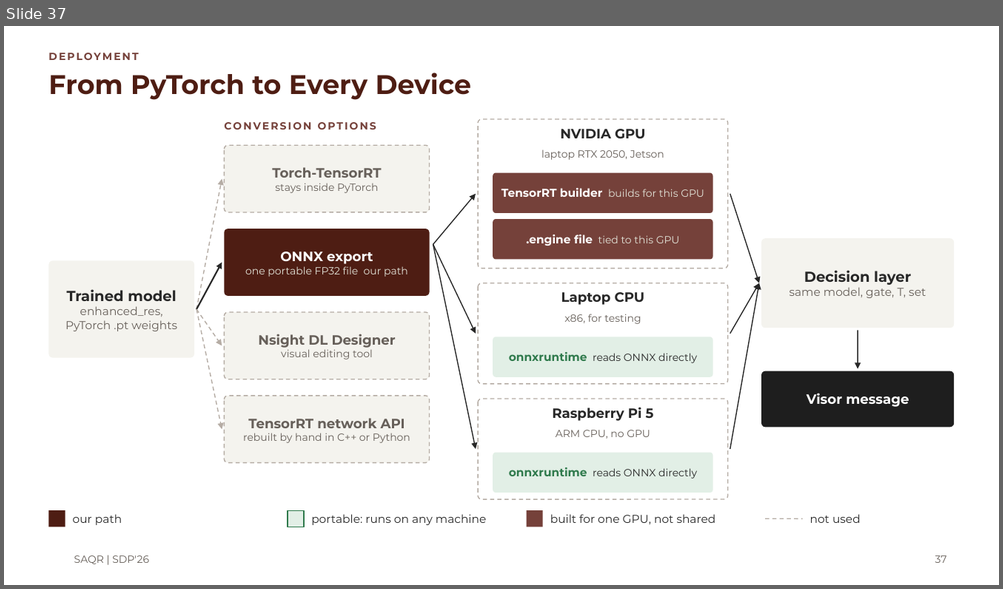
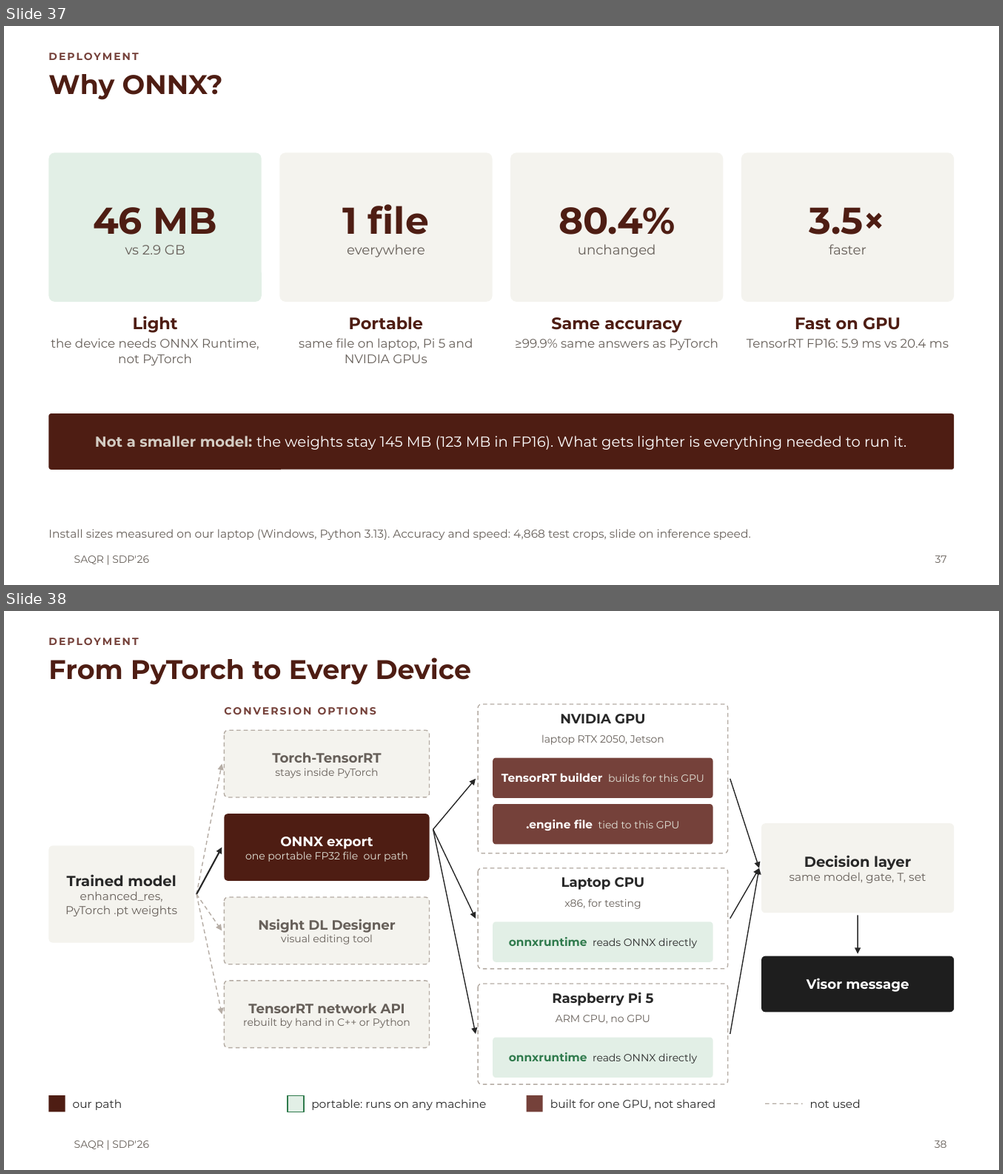
Before and after one commit to MASAR-AUS/SAQR, a slide deck: SAQR CMP490 Presentation.pptx. Shown one above the other, each under a label of ours: slide 37 before the commit, slides 37 and 38 after it. The pictures are 1003x589 and 1003x1174 pixels, drawn with LibreOffice and Linux fonts; fonts in the diff are those of the drawing; background and template pictures are left out. Boxes give left, top, right and bottom in pixels: in the first picture for what was removed or moved away, otherwise in the second. Text is boxed around its words. In the diff, an @@ line names an element or a change of style, - is before the commit and + after.

Commit message:
new onnx slides

```diff
--- a/SAQR CMP490 Presentation.pptx
+++ b/SAQR CMP490 Presentation.pptx
@@ slide 37 added at bbox=[4, 26, 999, 585], background #FFFFFF; not listed: 1 template element that a slide beside it also shows @@
@@ text added at bbox=[48, 53, 138, 60], 10 pt, text #75413A, bold @@
+DEPLOYMENT
@@ title added at bbox=[48, 74, 223, 100], 26 pt, text #4E1D13, bold @@
+Why ONNX?
@@ rounded rectangle added at bbox=[48, 153, 262, 302], fill #E2EFE6, 13 pt, text #665F59 @@
+46 MB
+vs 2.9 GB
@@ rounded rectangle added at bbox=[279, 153, 492, 302], fill #F4F3EE, 13 pt, text #665F59 @@
+1 file
+everywhere
@@ rounded rectangle added at bbox=[511, 153, 723, 302], fill #F4F3EE, 13 pt, text #665F59 @@
+80.4%
+unchanged
@@ rounded rectangle added at bbox=[741, 153, 954, 302], fill #F4F3EE, 13 pt, text #665F59 @@
+3.5×
+faster
@@ text added at bbox=[51, 316, 259, 366], 12 pt, text #665F59 @@
+Light
+the device needs ONNX Runtime, not PyTorch
@@ text added at bbox=[299, 317, 473, 363], 12 pt, text #665F59 @@
+Portable
+same file on laptop, Pi 5 and NVIDIA GPUs
@@ text added at bbox=[515, 318, 718, 351], 12 pt, text #665F59 @@
+Same accuracy
+≥99.9% same answers as PyTorch
@@ text added at bbox=[746, 318, 948, 348], 12 pt, text #665F59 @@
+Fast on GPU
+TensorRT FP16: 5.9 ms vs 20.4 ms
@@ rounded rectangle added at bbox=[48, 414, 954, 470], fill #4E1D13, 14 pt, text #FFFFFF @@
+Not a smaller model: the weights stay 145 MB (123 MB in FP16). What gets lighter is everything needed to run it.
@@ text added at bbox=[48, 529, 750, 540], 11 pt, text #665F59 @@
+Install sizes measured on our laptop (Windows, Python 3.13). Accuracy and speed: 4,868 test crops, slide on inference speed.
@@ page number added at bbox=[935, 556, 947, 563], 10 pt, text #665F59 @@
+37
@@ what was slide 37 is now slide 38 @@
@@ page number at bbox=[934, 1141, 947, 1148]: text changed @@
-37
+38
```
Also in this commit, not shown: 1 slide changed, 2 other slides added, 1 slide removed.
